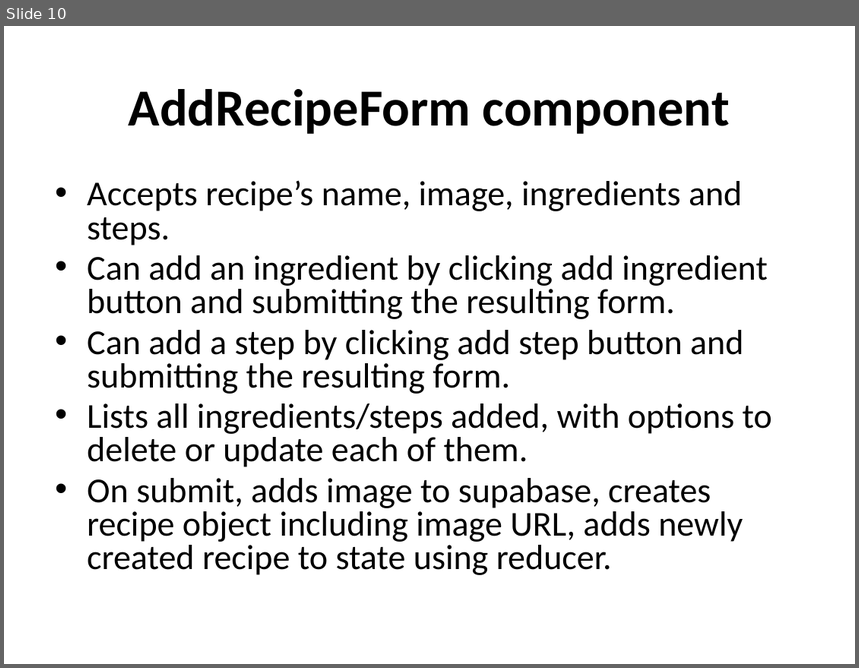
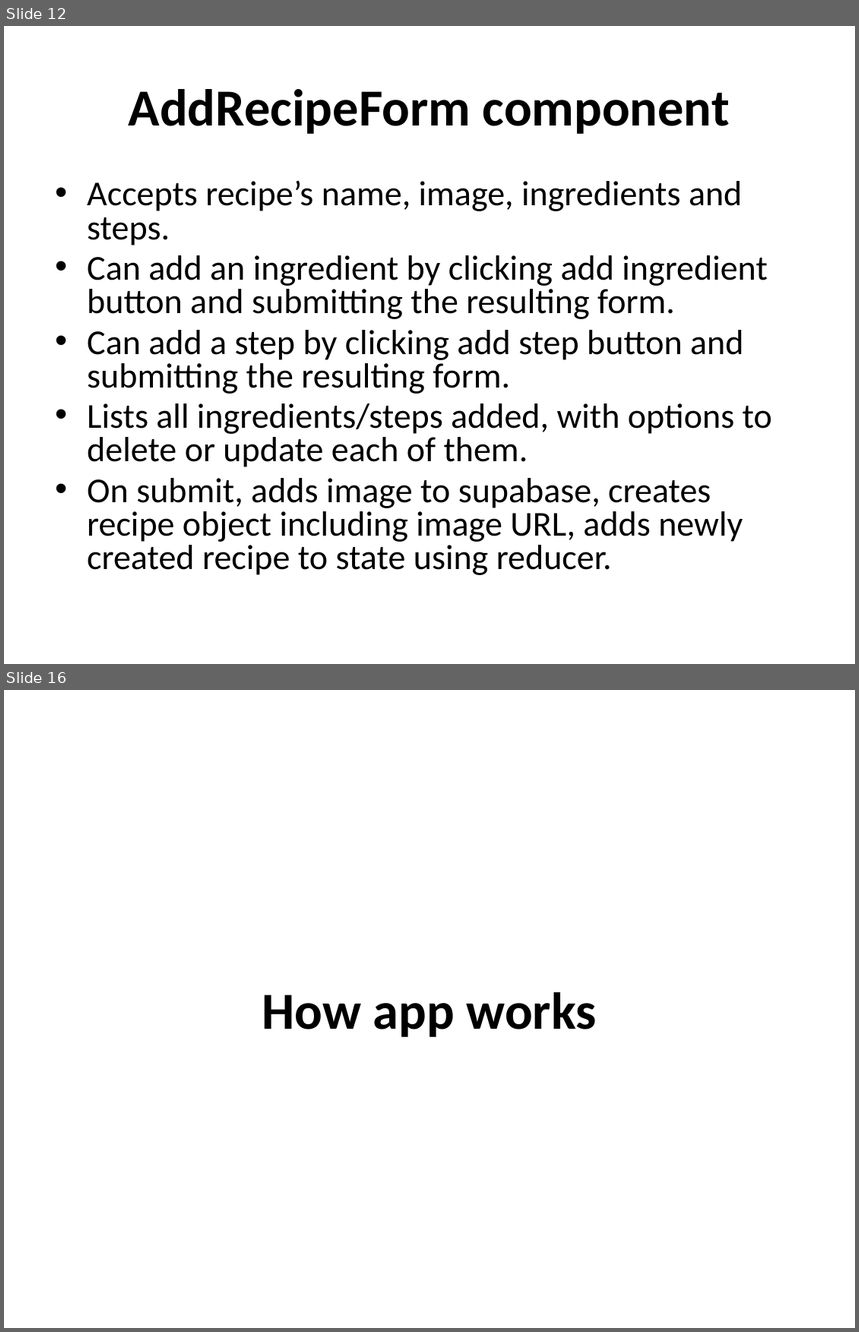
Before and after one commit to RamandeepChamba/recipe-book, a slide deck: readme.pptx. Shown one above the other, each under a label of ours: slide 10 before the commit, slides 12 and 16 after it; the slides between them are not shown. The pictures are 859x668 and 859x1332 pixels, drawn with LibreOffice and Linux fonts; fonts in the diff are those of the drawing. Boxes give left, top, right and bottom in pixels: in the first picture for what was removed or moved away, otherwise in the second. Text is boxed around its words. In the diff, an @@ line names an element or a change of style, - is before the commit and + after.

```diff
--- a/readme.pptx
+++ b/readme.pptx
@@ slide 16 added at (4, 690, 855, 1328), background #FFFFFF @@
@@ title added at (262, 992, 597, 1037), 44 pt, text #000000, bold @@
+How app works
@@ what was slide 10 is now slide 12 @@
```
Also in this commit, not shown: 3 slides changed, 9 other slides added.
